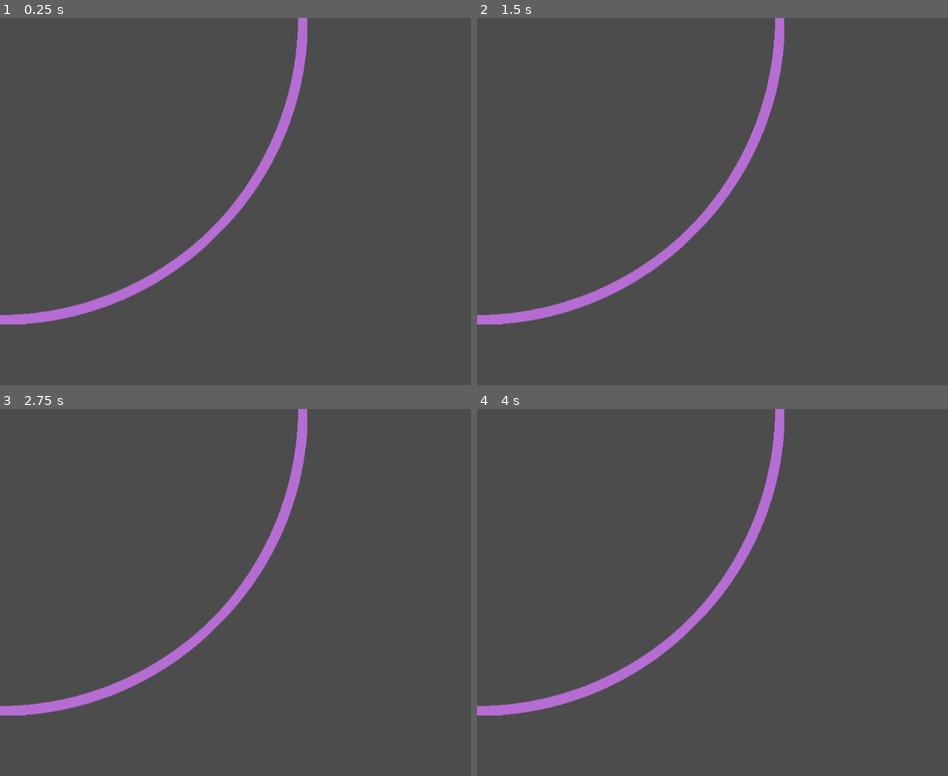
Above: before the commit, frames 1-4 (two rows, left to right).
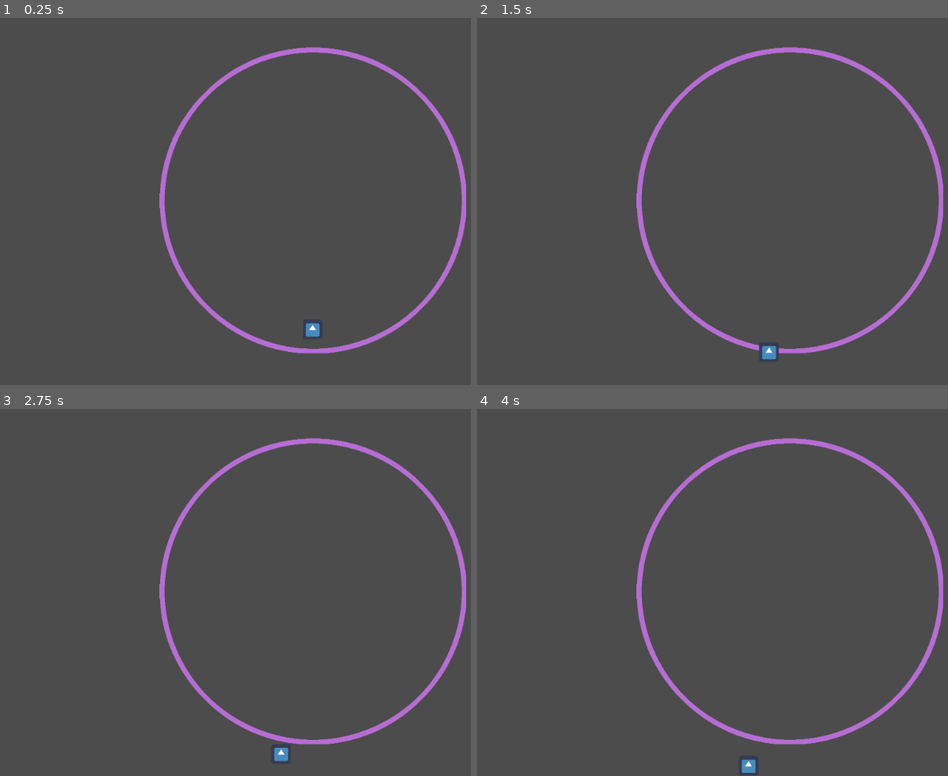
Above: after the commit, the same moments.

Repository: tannercantlay/Star-Pong
Game: Godot game, scene res://Scenes/OuterCollider.tscn
Same seed, same stepped clock (60 frames per second), same inputs: the game is played once before the commit and once after it. Before the commit the project has no main scene; this scene is started directly in both runs. The engine's default icon, where the game draws it, is replaced by a stand-in: a white triangle on a blue panel in a dark square.
Inputs:
- Up to frame 1 (0.25 s): no input
- Up to frame 2 (1.5 s): tap Enter at 0.5 s; hold D 0.53-1.28 s; tap Space at 1.25 s; hold A from 1.28 s (still down)
- Up to frame 3 (2.75 s): tap Enter at 2 s; release A at 2.03 s; hold D from 2.03 s (still down)
- Up to frame 4 (4 s): tap Space at 2.75 s; tap Enter at 3.5 s; release D at 3.53 s; hold A from 3.53 s (still down)

The runs differ from the first frame. In frame 1, 5.9% of the frame differs, in the area x 0-99%, y 0-92%; in frame 2, 5.8%; in frame 3, 5.9%; in frame 4, 5.9%.

Commit message:
Added uncentered rotation

Diff:
--- a/Pong/Scenes/OuterCollider.tscn
+++ b/Pong/Scenes/OuterCollider.tscn
@@ -1,22 +1,43 @@
-[gd_scene load_steps=3 format=2]
+[gd_scene load_steps=7 format=2]
 
 [ext_resource path="res://Sprites/OuterRing_P.png" type="Texture" id=1]
+[ext_resource path="res://paddle.gd" type="Script" id=2]
+[ext_resource path="res://icon.png" type="Texture" id=3]
 
 [sub_resource type="CanvasItemMaterial" id=1]
+
+[sub_resource type="CanvasItemMaterial" id=3]
+
+[sub_resource type="RectangleShape2D" id=2]
+extents = Vector2( 35.3214, 13.1329 )
 
 [node name="Node2D" type="Node2D"]
 
 [node name="OuterRing_P" type="Sprite" parent="."]
-position = Vector2( 1.01953, 0.611725 )
 texture = ExtResource( 1 )
 
 [node name="StaticBody2D" type="StaticBody2D" parent="OuterRing_P"]
 position = Vector2( 0, 1.199 )
-scale = Vector2( 1, 1 )
 
 [node name="CollisionPolygon2D" type="CollisionPolygon2D" parent="OuterRing_P/StaticBody2D"]
 material = SubResource( 1 )
-position = Vector2( -46.5269, 149.166 )
+position = Vector2( -45.3893, 146.891 )
 scale = Vector2( 88.7414, 75.6079 )
 build_mode = 1
 polygon = PoolVector2Array( 0.0575035, -8.35868, 0.818746, -8.3942, 1.31438, -8.34034, 1.74577, -8.23261, 2.08537, -8.1 …(2082 unchanged characters)…
+
+[node name="KinematicBody2D" type="KinematicBody2D" parent="."]
+script = ExtResource( 2 )
+
+[node name="CollisionShape2D" type="CollisionShape2D" parent="KinematicBody2D"]
+material = SubResource( 3 )
+position = Vector2( -1.80871, 422.043 )
+shape = SubResource( 2 )
+
+[node name="Sprite" type="Sprite" parent="KinematicBody2D/CollisionShape2D"]
+texture = ExtResource( 3 )
+
+[node name="Camera2D" type="Camera2D" parent="."]
+position = Vector2( 3.01465, 3.35791 )
+current = true
+zoom = Vector2( 2, 2 )
--- a/Pong/Scenes/Scenes.tscn
+++ /dev/null
@@ -1,4 +0,0 @@
-[gd_scene format=2]
-
-[node name="Node2D" type="Node2D"]
-position = Vector2( 533, 267 )
--- a/Pong/paddle.gd
+++ b/Pong/paddle.gd
@@ -7,11 +7,13 @@
 var theta
 var locationX
 var locationY
+var location
+var radius = 50
 #var teamColor = player.color or whatever
 
 # Called when the node enters the scene tree for the first time.
 func _ready():
-	theta = PI/2
+	theta = 3 * PI/4
 	pass
 #	if teamColor == "purple":
 #		theta = PI/2
@@ -23,8 +25,10 @@
 		#if statement to determine what teamColor we are
 		if event.scancode == KEY_A:
 			theta += .1
+			translate(location)
 		elif event.scancode == KEY_D:
 			theta -= .1
+			translate(location)
 	pass
 
 func _integrate_forces(state):
@@ -36,6 +40,9 @@
 
 # Called every frame. 'delta' is the elapsed time since the previous frame.
 func _process(delta):
-	locationX = cos(theta)
-	locationY = sin(theta)
+	locationX = radius * cos(theta)
+	locationY = radius * sin(theta)
+
+	location = Vector2(locationX, locationY)
+
 	pass
--- /dev/null
+++ b/Pong/player1.gd
@@ -0,0 +1,16 @@
+extends "res://paddle.gd"
+
+
+# Declare member variables here. Examples:
+# var a = 2
+# var b = "text"
+
+
+# Called when the node enters the scene tree for the first time.
+func _ready():
+	pass # Replace with function body.
+
+
+# Called every frame. 'delta' is the elapsed time since the previous frame.
+#func _process(delta):
+#	pass
--- a/Pong/project.godot
+++ b/Pong/project.godot
@@ -16,6 +16,7 @@
 [application]
 
 config/name="Planetary-Pong"
+run/main_scene="res://Scenes/OuterCollider.tscn"
 config/icon="res://icon.png"
 
 [rendering]
